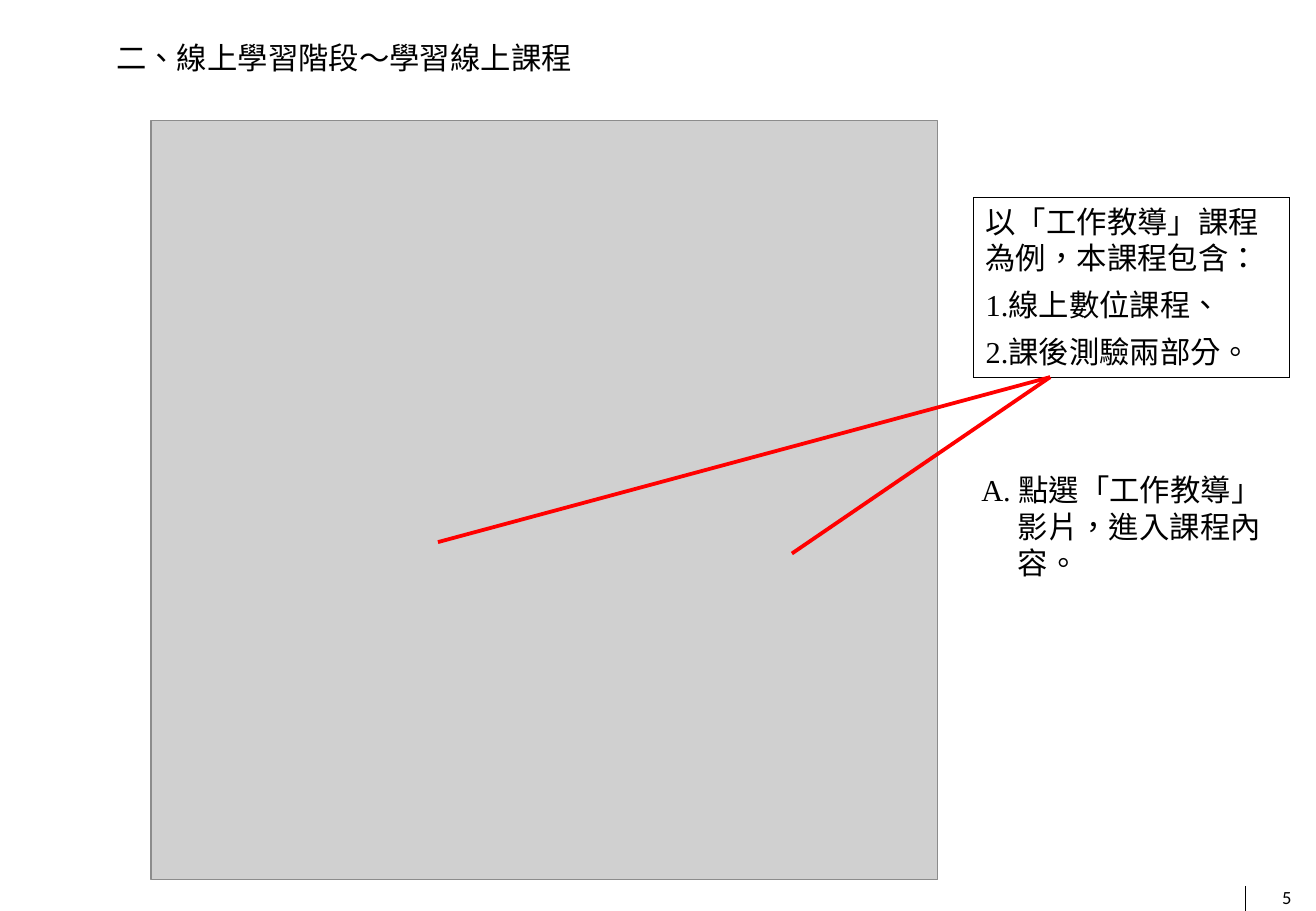
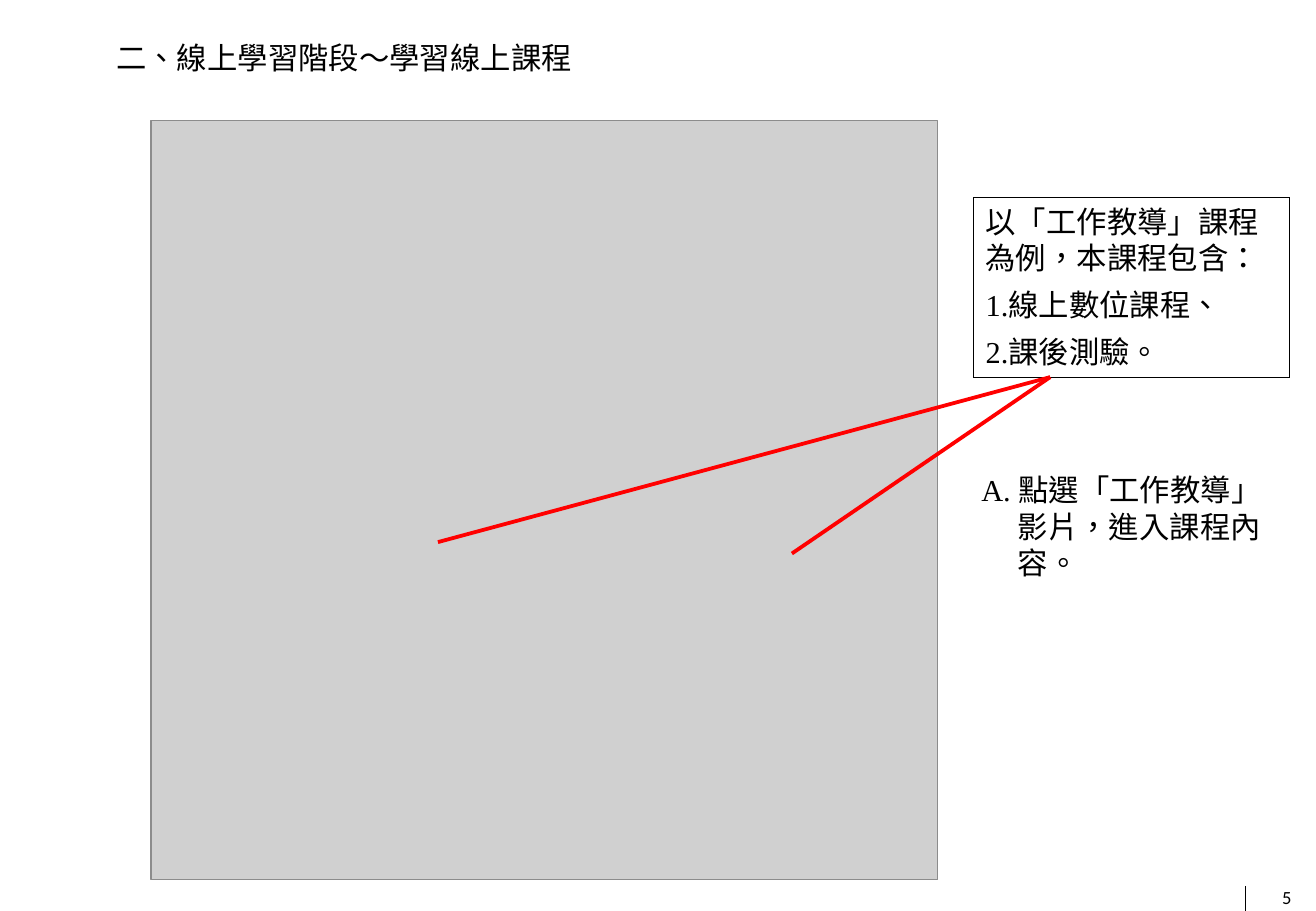
Before and after one commit to little2/l_ms, a slide deck: slide 5 of readme.pptx. Drawn at 1316x911 pixels with LibreOffice and Linux fonts; fonts in the diff are those of the drawing; grey boxes stand for pictures; background and template pictures are left out. Boxes give left, top, right and bottom in pixels: in the first picture for what was removed or moved away, otherwise in the second. Text is boxed around its words. In the diff, an @@ line names an element or a change of style, - is before the commit and + after.

```diff
--- a/readme.pptx
+++ b/readme.pptx
@@ text in rectangle at (986, 339, 1161, 366): text changed @@
-2.課後測驗兩部分。
+2.課後測驗。
```
Also in this commit, not shown: 5 other slides changed, 2 other files.
